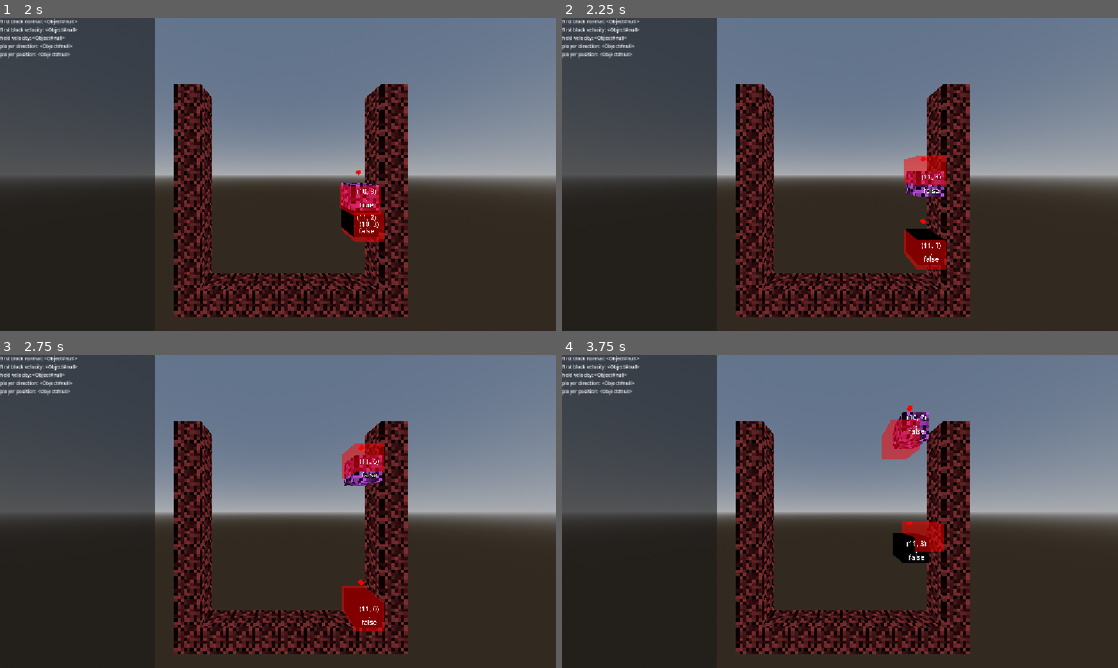
Above: before the commit, frames 1-4 (two rows, left to right).
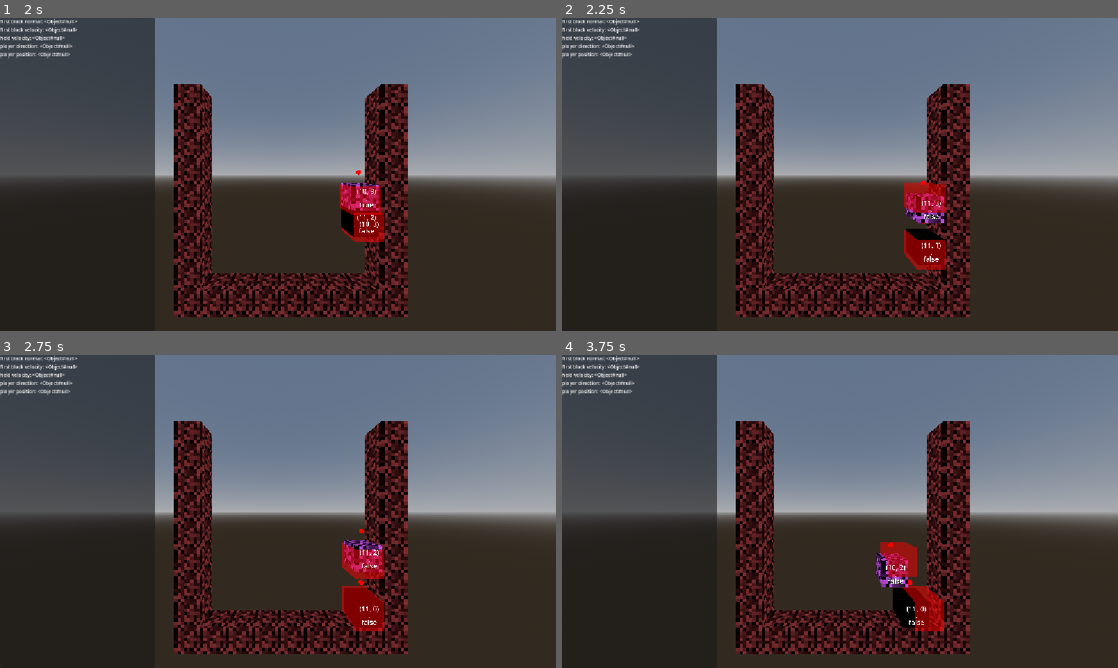
Above: after the commit, the same moments.

Repository: pinto-3d/woods
Game: Godot game, scene res://root.tscn
The game is run twice, just before and just after one commit, with the same random seed, the same clock (stepped at 60 frames per second) and the same inputs.
Inputs:
- Up to frame 1 (2 s): hold D (right) 0.53-1.28 s; tap Shift (interact) at 0.6 s; tap Space (jump) at 0.77, 1.52 s; hold S (down) from 1.28 s (still down); tap L (place) at 1.35 s
- Up to frame 2 (2.25 s): release S (down) at 2.03 s; hold D (right) from 2.03 s (still down); tap Shift (interact) at 2.1 s
- Up to frame 3 (2.75 s): keep holding D (right)
- Up to frame 4 (3.75 s): release D (right) at 2.78 s; hold W (up) 2.78-3.53 s; tap L (place) at 2.85 s; tap Space (jump) at 3.02 s; hold A (left) from 3.53 s (still down); tap Shift (interact) at 3.6 s

Frame 1 is identical in both runs. In frame 2, 1.6% of the frame differs, in the area x 61-70%, y 44-66%; in frame 3, 1.8%; in frame 4, 3.9%, in the area x 56-69%, y 16-89%.
Error in both runs: Trying to assign value of type 'Node' to a variable of type 'Node3D'. (res://grid_manager.gd:27)

Commit message:
adjusted throw speed. removed linear gravity when a block is picked up

Diff:
--- a/woods/scripts/entity.gd
+++ b/woods/scripts/entity.gd
@@ -16,7 +16,7 @@
 var LINEAR_GRAVITY_MAX: float = 3;
 const MIN_VELOCITY: float = 0.01
 
-var THROW_VELOCITY: Vector2 = Vector2(10, 10)
+var THROW_VELOCITY: Vector2 = Vector2(4, 5)
 var THROW_Y_BOOST: float = 8
 var POST_THROW_PREVENT_PICKUP_TIME: float = 0.25
 var postThrowPreventPickupTimer: float = 0
@@ -222,12 +222,14 @@
 	holder = entity
 	isHeld = true
 func set_as_not_held():
+	hasLinearGravity = false;
+
 	holder = null
 	isHeld = false
 	reparent(GridManager.i.root, true)
 
-	var v2 = GridManager.i.get_entity_round_global_pos(self)
-	global_position = Vector3(v2.x, v2.y, 0)
+	#var v2 = GridManager.i.get_entity_round_global_pos(self)
+	#global_position = Vector3(v2.x, v2.y, 0)
 	pass
 
 func set_is_holding(entity: Entity):
